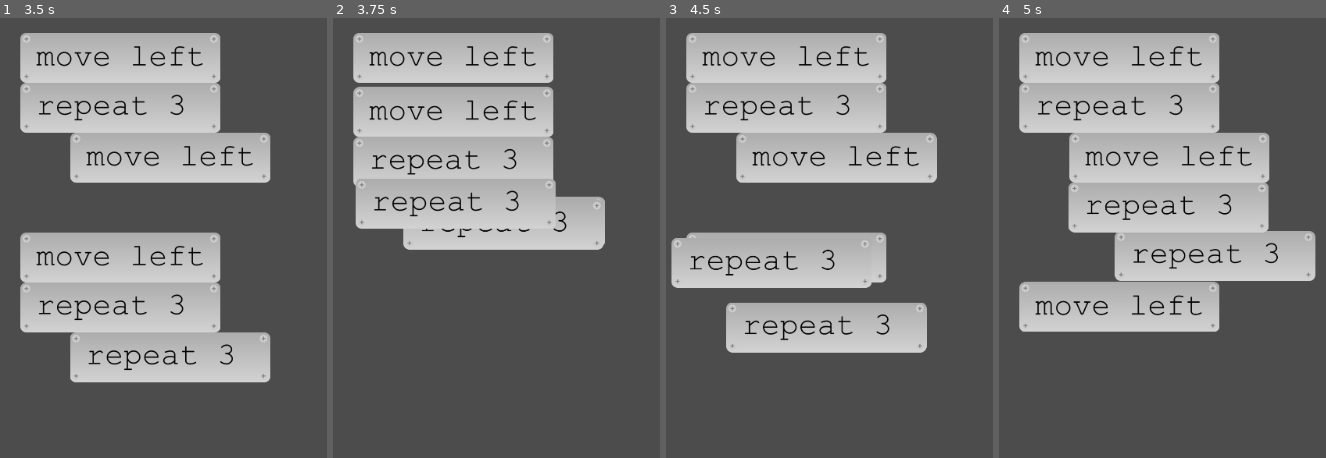
Above: before the commit, frames 1-4 (left to right).
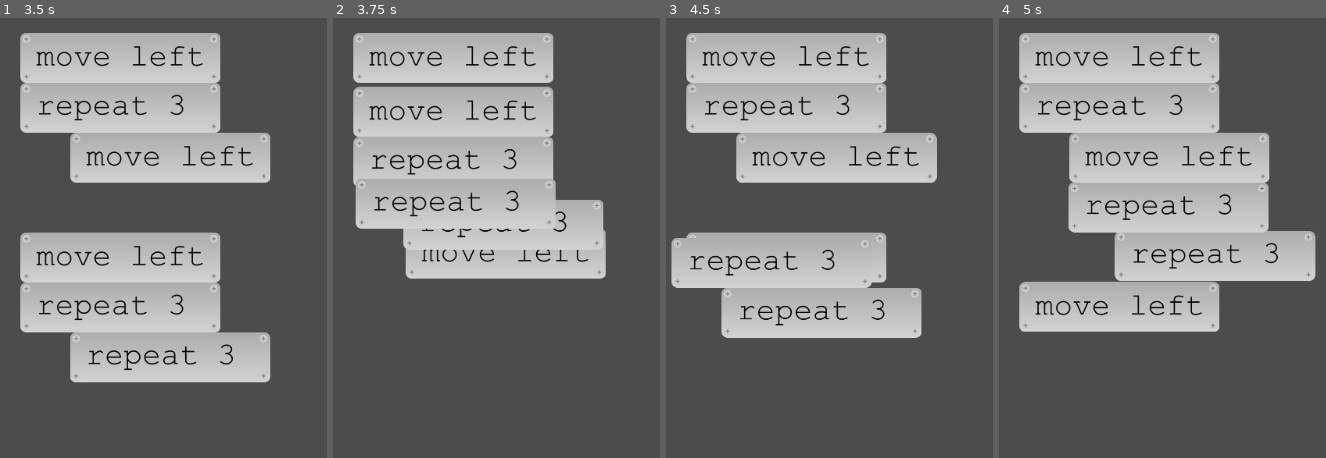
Above: after the commit, the same moments.

Repository: HoneyPony/a-halting-problem
Game: Godot game, scene res://Game.tscn
Same seed, same stepped clock (60 frames per second), same inputs: the game is played once before the commit and once after it.
Inputs (mouse positions are in pixels of both pictures, inside the frame that each line leads up to):
- Up to frame 1 (3.5 s): drag from (120, 57) to (29, 268) at 0.52 s; drag from (120, 57) to (29, 268) at 1.27 s; move the mouse to (120, 57) at 2.02 s; click (120, 57) at 2.17 s; drag from (120, 106) to (120, 356) at 2.77 s
- Up to frame 2 (3.75 s): drag from (453, 106) to (460, 396) at 3.52 s
- Up to frame 3 (4.5 s): drag from (786, 304) to (744, 172) at 4.27 s
- Up to frame 4 (5 s): no input

Frame 1 is identical in both runs. In frame 2, 4.1% of the frame differs, in the area x 22-84%, y 40-60%; in frame 3, 5.4%, in the area x 16-80%, y 61-77%; in frame 4, less than 0.1%.

Commit message:
Better command nesting.

Diff:
--- a/blocks/Block.gd
+++ b/blocks/Block.gd
@@ -10,6 +10,9 @@
 var block_parent = null
 
 onready var list_finder = $ListFinder
+
+var is_a_drag_child = false
+var drag_child_list = []
 
 func _ready():
 	block_parent = get_parent()
@@ -31,7 +34,12 @@
 			end_drag()
 
 func get_closest_list():
-	var options = list_finder.get_overlapping_areas()
+	var options_src = list_finder.get_overlapping_areas()
+
+	var options = []
+	for option in options_src:
+		if not option.is_a_drag_child:
+			options.append(option)
 
 	if options.empty():
 		return null
@@ -47,6 +55,12 @@
 
 	return closest
 	#print(options)
+
+func clear_drag_children():
+	for child in drag_child_list:
+		child.is_a_drag_child = false
+
+	drag_child_list.clear()
 
 func end_drag():
 	z_index = 0
@@ -69,8 +83,25 @@
 	new_parent.block_list.insert(new_index, self)
 
 	block_parent = new_parent
+	clear_drag_children()
+
+func mark_drag_children(list):
+	var bl = get_node_or_null("BlockList")
+	if bl != null:
+		bl.is_a_drag_child = true
+		list.append(bl)
+
+		for child in bl.block_list:
+			child.is_a_drag_child = true
+			list.append(child)
+
+			child.mark_drag_children(list)
+
 
 func start_drag():
+	if is_dragging:
+		return
+
 	z_index = 100
 
 	last_parent = block_parent
@@ -83,6 +114,9 @@
 	drag_pos_start = global_position
 	drag_mouse_start = get_global_mouse_position()
 
+	drag_child_list.clear()
+	mark_drag_children(drag_child_list)
+
 func _on_Block_input_event(viewport, event, shape_idx):
 	if event is InputEventMouseButton:
 		if event.is_pressed() and event.button_index == BUTTON_LEFT:
--- a/blocks/BlockList.gd
+++ b/blocks/BlockList.gd
@@ -1,6 +1,7 @@
 extends Node2D
 
 var block_list = []
+var is_a_drag_child = false
 
 onready var col = $CollisionShape2D
 onready var col_shape: RectangleShape2D = $CollisionShape2D.shape
@@ -32,7 +33,10 @@
 
 		var target = Vector2(target_x, target_y)
 
-		child.global_position += (target - child.global_position) * 0.3
+		var f = 0.3
+		if child.is_a_drag_child:
+			f = 1.0
+		child.global_position += (target - child.global_position) * f
 
 		y += child.get_height()
 
